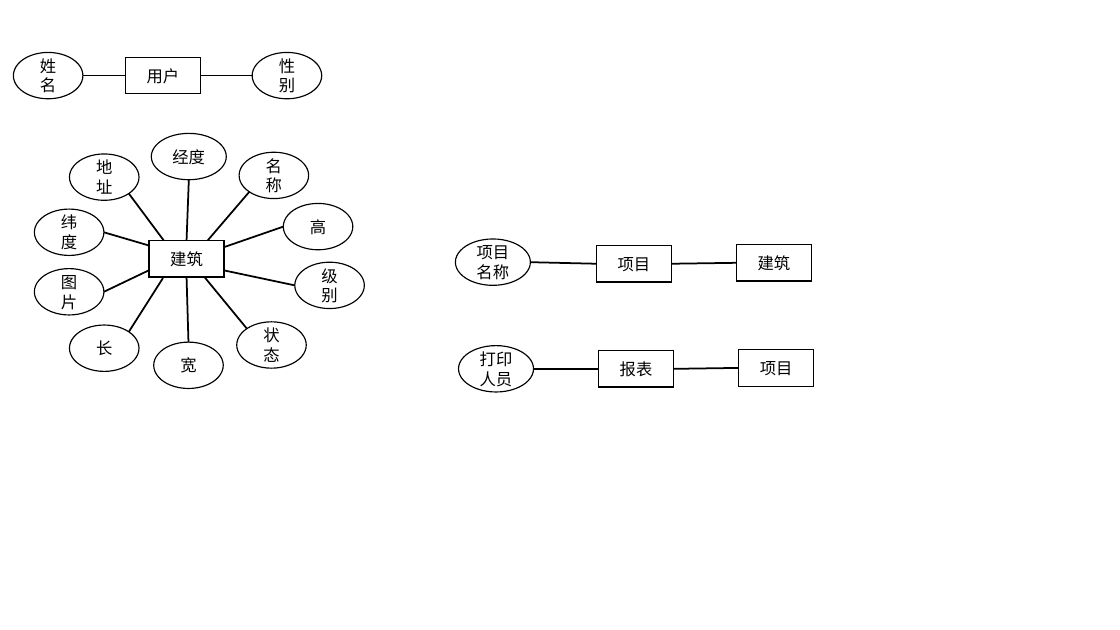
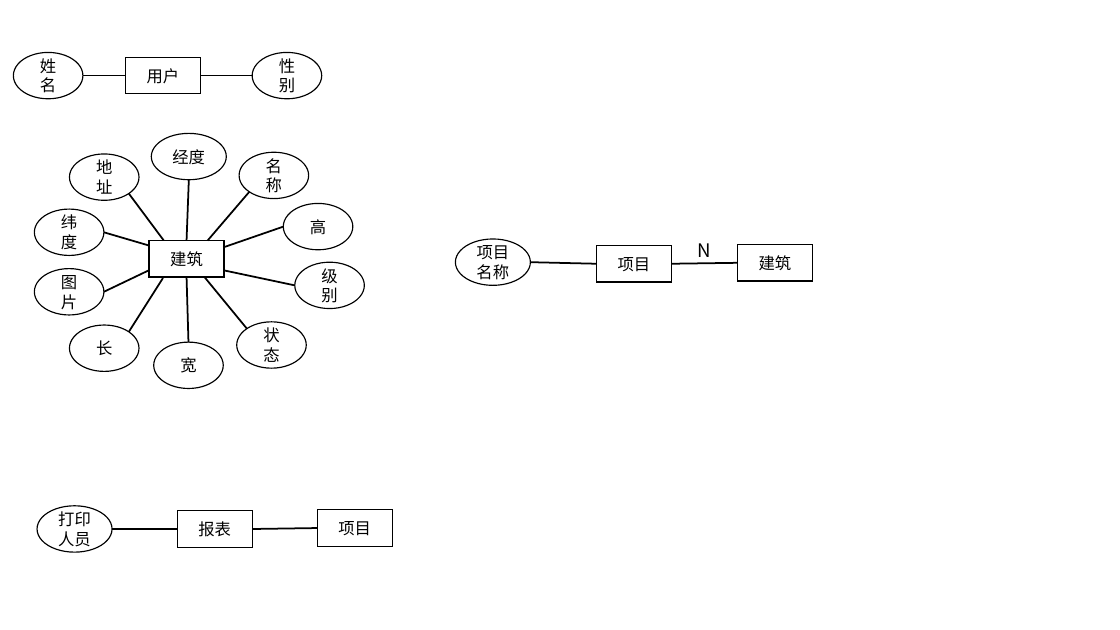
Before and after one commit to CChars/CharsCode_for_graduation, a slide deck: slide 4 of 论文/各种图.pptx. Drawn at 1120x630 pixels with LibreOffice and Linux fonts; fonts in the diff are those of the drawing. Boxes give left, top, right and bottom in pixels: in the first picture for what was removed or moved away, otherwise in the second. Text is boxed around its words. In the diff, an @@ line names an element or a change of style, - is before the commit and + after.

```diff
--- a/论文/各种图.pptx
+++ b/论文/各种图.pptx
@@ text added at <box>697,243,710,257</box>, 16 pt, text #000000 @@
+N
@@ 2 rectangles, 2 lines, 1 ellipse: place and size @@
-2 rectangles, 2 lines, 1 ellipse at <box>459,346,813,392</box>
+2 rectangles, 2 lines, 1 ellipse at <box>37,506,392,552</box>
```
Also in this commit, not shown: 3 other slides changed, 5 other files.
